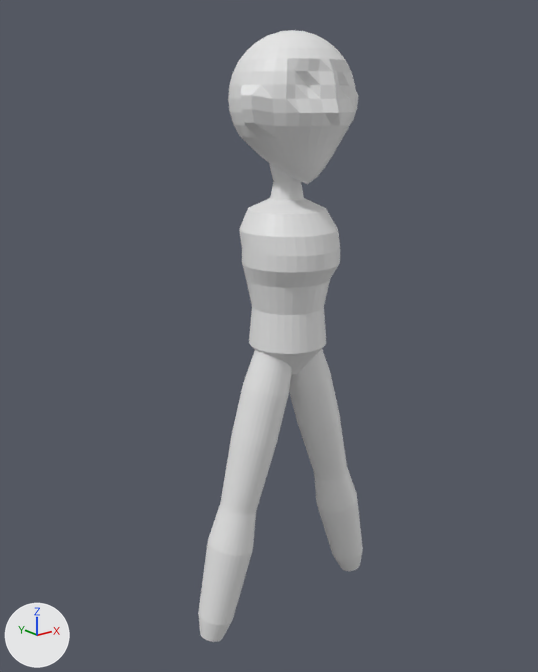
Two versions of the Blender file SpaceWestern/CustomModel/CharacterModel.blend, one commit apart.
Rendered twice from a 50 mm lens placed at (-9.38, -10.92, 10.82), pointed at (-0.3, 0.43, 6.28). Every picture has the same lights, and +X, +Y and +Z are marked at lower left.
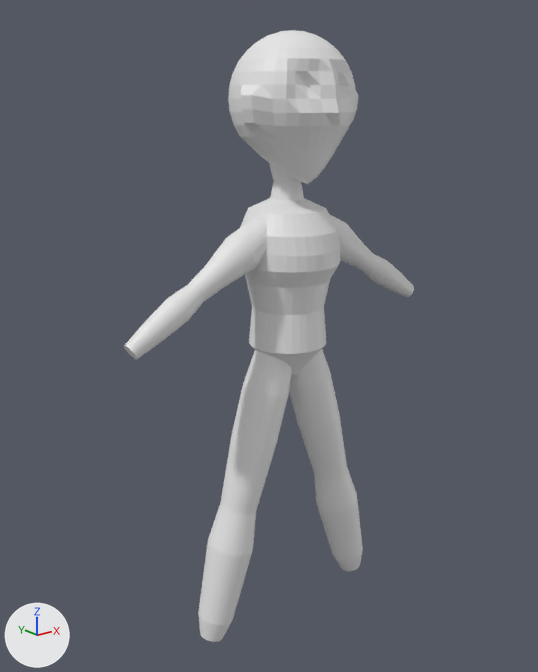
Location of each change, [x1, y1, x2, y2] in pixels of the pictures (538 x 672 px):
'Cylinder.003', added
    after: [124, 218, 267, 360]
'Cylinder.004', added
    after: [329, 214, 414, 297]

The change in detail:
Mesh me_cylinder_004 is new.
It has 224 vertices, 194 faces and spans x -0.58..0.19, y -0.16..0.62, z -2.81..0.88.
Object 'Cylinder.004' (ob_cylinder_004) is new; it shows me_cylinder_004.
Its location is (1.09, -0.09, 7.99).
Its rotation in degrees is (0, -58, 0).
Its scale is (-1.0, 1.0, 1.0).
Object 'Cylinder.003' (ob_cylinder_003) is new; it shows a copy of me_cylinder_004.
Its location is (-1.09, -0.09, 7.99).
Its rotation in degrees is (0, 58, 0).
